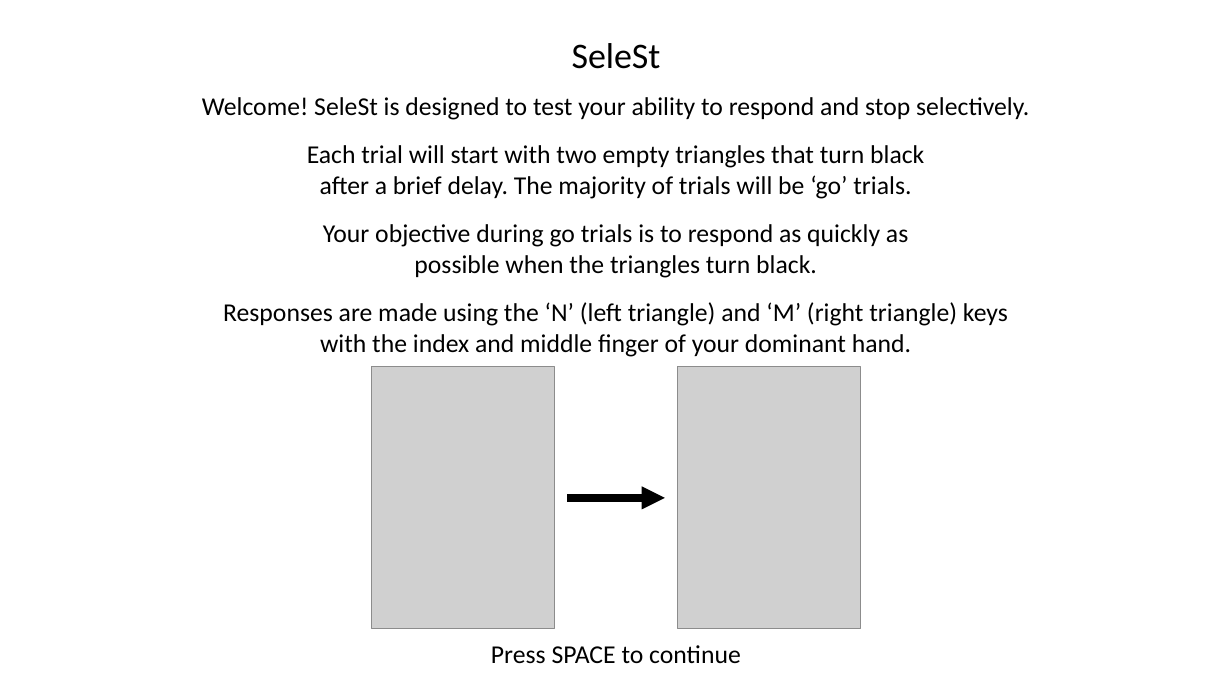
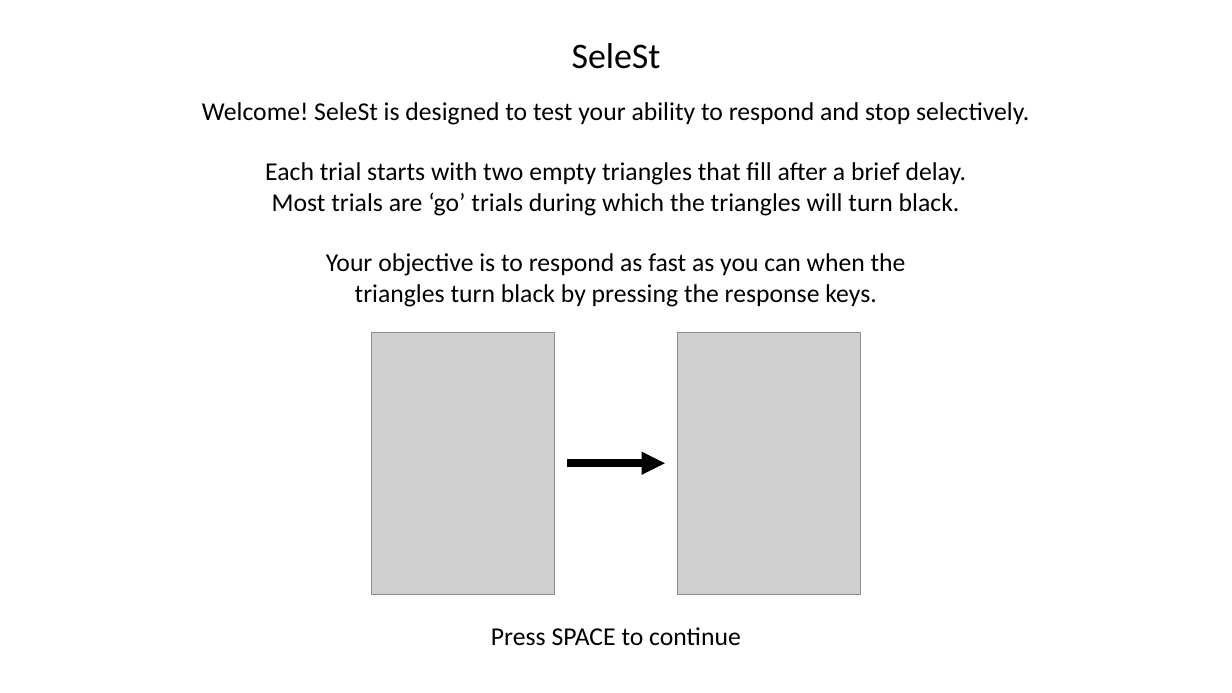
Before and after one commit to coreywadsley/SeleST, a slide deck: slide 4 of instructions/SeleSt_instruction_slides.pptx (slide 5 before the commit). Drawn at 1232x693 pixels with LibreOffice and Linux fonts; fonts in the diff are those of the drawing; grey boxes stand for pictures. Boxes give left, top, right and bottom in pixels: in the first picture for what was removed or moved away, otherwise in the second. Text is boxed around its words. In the diff, an @@ line names an element or a change of style, - is before the commit and + after.

```diff
--- a/instructions/SeleSt_instruction_slides.pptx
+++ b/instructions/SeleSt_instruction_slides.pptx
@@ text "Welcome! SeleSt is designed to ...": place and size @@
-text "Welcome! SeleSt is designed to ..." at box(202, 97, 1029, 120)
+text "Welcome! SeleSt is designed to ..." at box(202, 102, 1029, 125)
@@ text at box(265, 162, 966, 216): text changed @@
-Each trial will start with two empty triangles that turn black after a brief delay. The majority of trials will be ‘go’ trials.
+Each trial starts with two empty triangles that fill after a brief delay. Most trials are ‘go’ trials during which the triangles will turn black.
@@ text at box(326, 253, 906, 307): text changed @@
-Your objective during go trials is to respond as quickly as possible when the triangles turn black.
+Your objective is to respond as fast as you can when the triangles turn black by pressing the response keys.
@@ text removed at box(223, 302, 1008, 357) @@
-Responses are made using the ‘N’ (left triangle) and ‘M’ (right triangle) keys with the index and middle finger of your dominant hand.
@@ 2 pictures, 1 arrow: place and size @@
-2 pictures, 1 arrow at box(372, 367, 860, 628)
+2 pictures, 1 arrow at box(372, 333, 860, 594)
@@ text "Press SPACE to continue": place and size @@
-text "Press SPACE to continue" at box(491, 645, 741, 664)
+text "Press SPACE to continue" at box(491, 627, 741, 646)
```
Also in this commit, not shown: 7 other slides changed, 1 slide removed, 13 other files.
